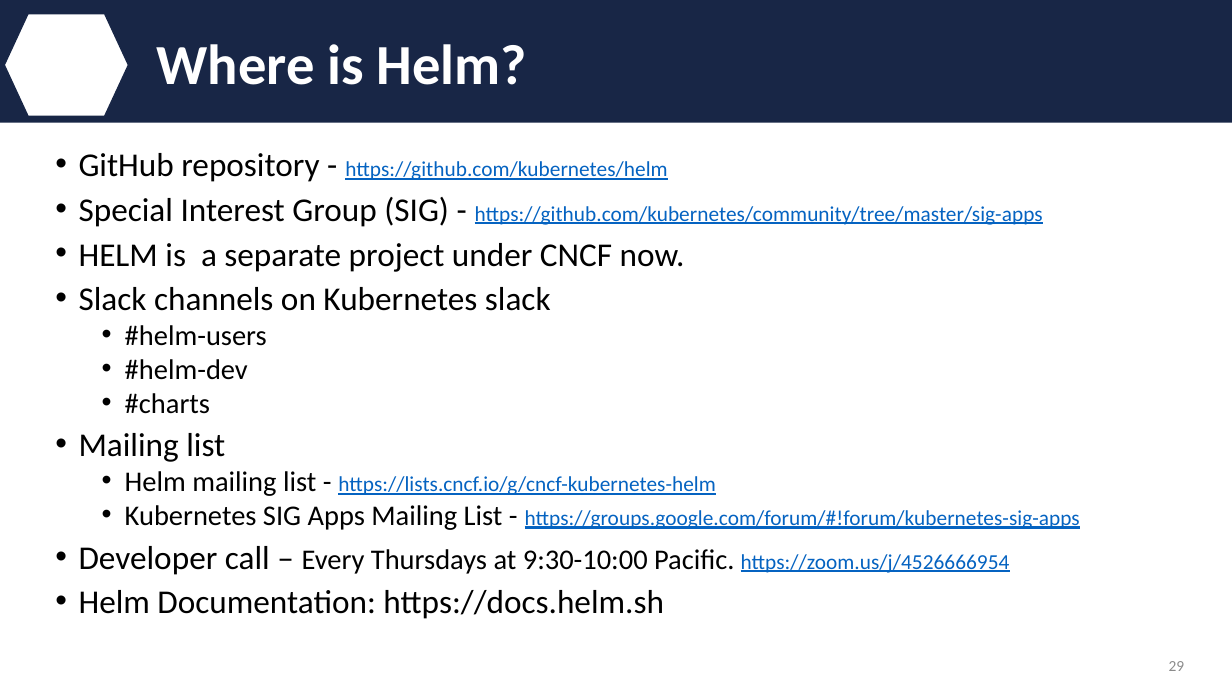
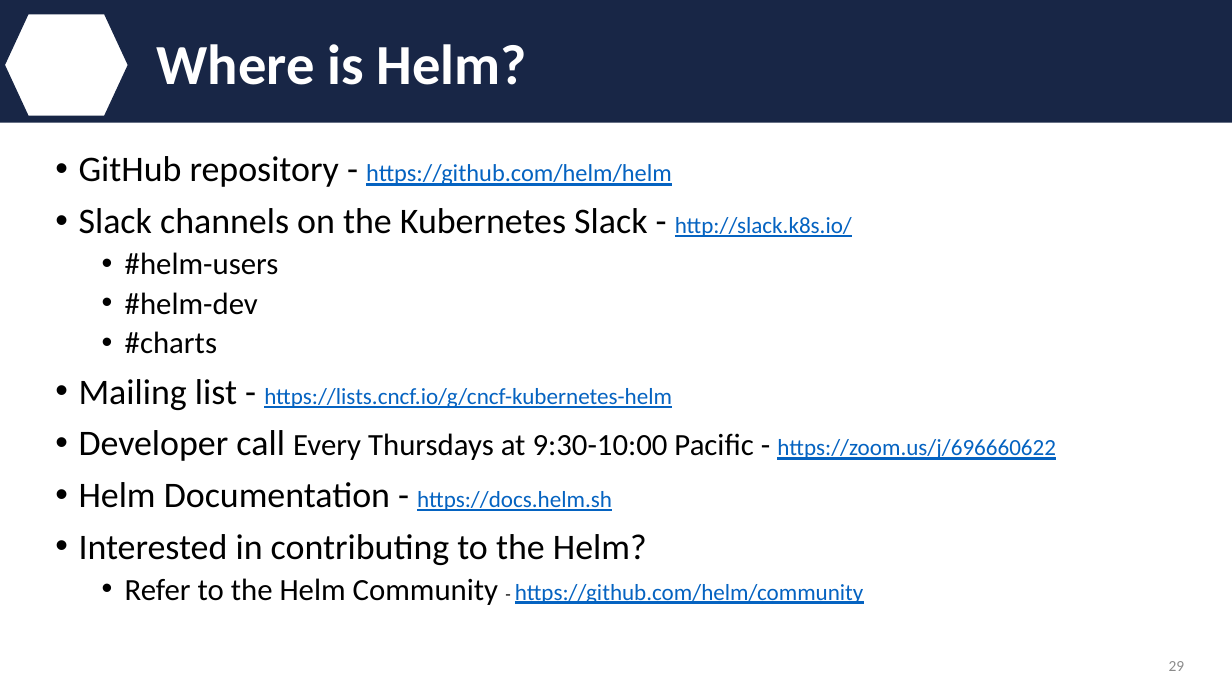
Before and after one commit to IBM/helm101, a slide deck: slide 29 of presentation/Helm.pptx. Drawn at 1232x693 pixels with LibreOffice and Linux fonts; fonts in the diff are those of the drawing; background and template pictures are left out. Boxes give left, top, right and bottom in pixels: in the first picture for what was removed or moved away, otherwise in the second. Text is boxed around its words. In the diff, an @@ line names an element or a change of style, - is before the commit and + after.

```diff
--- a/presentation/Helm.pptx
+++ b/presentation/Helm.pptx
@@ text at (79,156,852,237): text changed; size 25.9 to 28 pt @@
-• GitHub repository - https://github.com/kubernetes/helm
-• Special Interest Group (SIG) - https://github.com/kubernetes/community/tree/master/sig-apps
-• HELM is a separate project under CNCF now.
-• Slack channels on Kubernetes slack
+• GitHub repository - https://github.com/helm/helm
+• Slack channels on the Kubernetes Slack - http://slack.k8s.io/
@@ text at (125,252,279,354): size 22.2 to 24 pt in "#helm-users", "#helm-dev", "#charts"; line spacing 0.8 to 0.9 @@
@@ text at (79,379,1056,605): text changed; size 16.6 to 18 pt @@
-• Mailing list
-  • Helm mailing list - https://lists.cncf.io/g/cncf-kubernetes-helm
-  • Kubernetes SIG Apps Mailing List - https://groups.google.com/forum/#!forum/kubernetes-sig-apps
-• Developer call – Every Thursdays at 9:30-10:00 Pacific. https://zoom.us/j/4526666954
-• Helm Documentation: https://docs.helm.sh
+• Mailing list - https://lists.cncf.io/g/cncf-kubernetes-helm
+• Developer call Every Thursdays at 9:30-10:00 Pacific - https://zoom.us/j/696660622
+• Helm Documentation - https://docs.helm.sh
+• Interested in contributing to the Helm?
+  • Refer to the Helm Community - https://github.com/helm/community
```
Also in this commit, not shown: 7 other slides changed.
